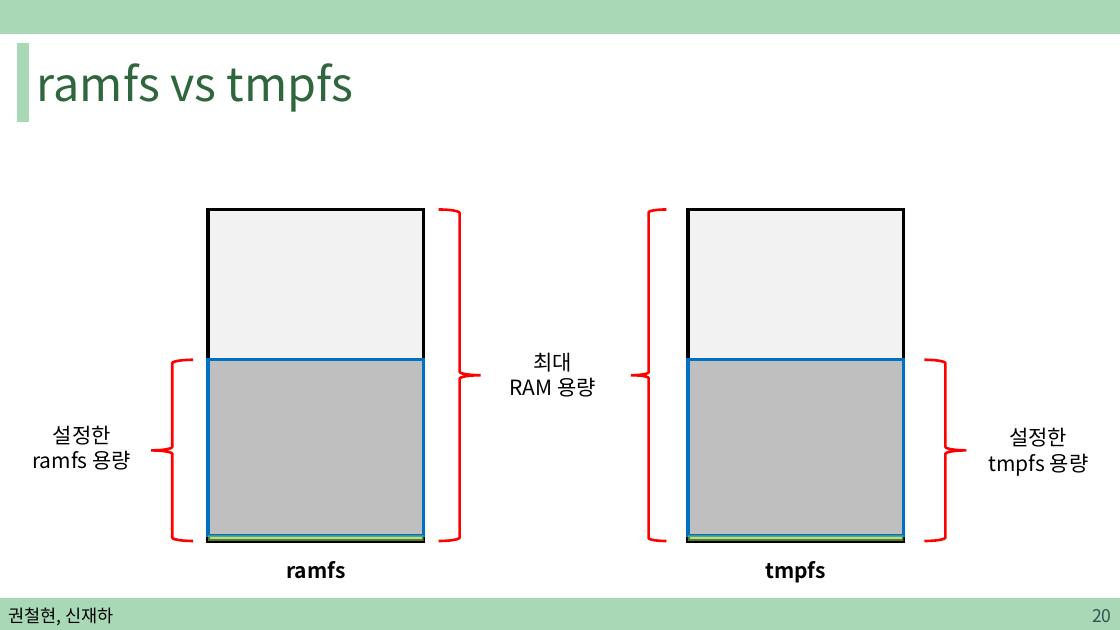
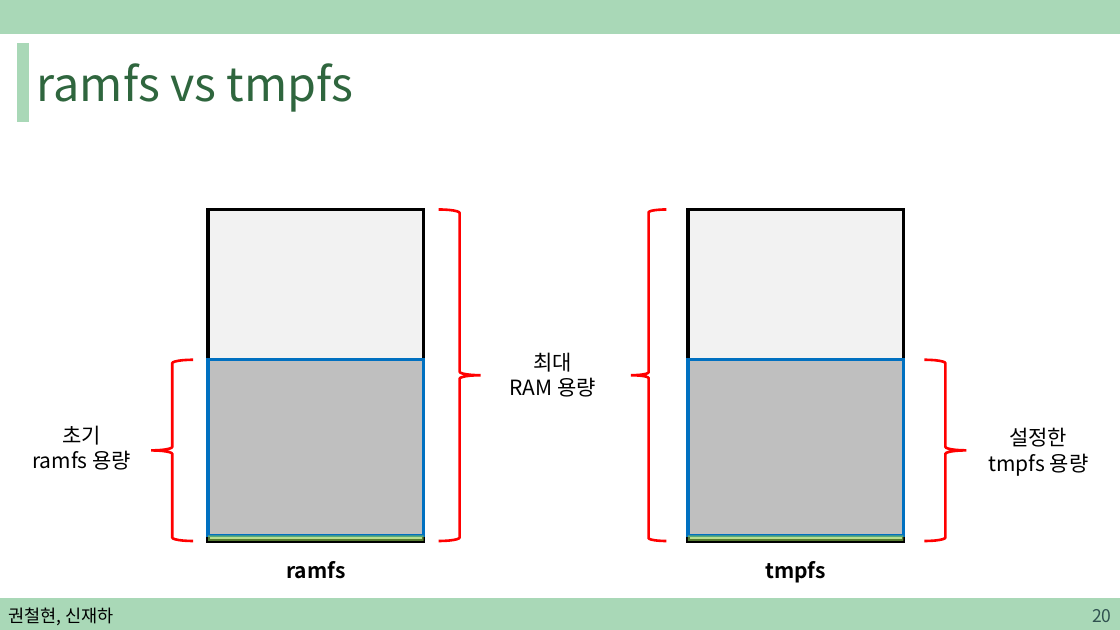
Before and after one commit to sjh4287/capston, a slide deck: slide 20 of 2022.02.18/권철현,신재하.pptx. Drawn at 1120x630 pixels with LibreOffice and Linux fonts; fonts in the diff are those of the drawing. Boxes give left, top, right and bottom in pixels: in the first picture for what was removed or moved away, otherwise in the second. Text is boxed around its words. In the diff, an @@ line names an element or a change of style, - is before the commit and + after.

```diff
--- a/2022.02.18/권철현,신재하.pptx
+++ b/2022.02.18/권철현,신재하.pptx
@@ text at (x1=62, y1=425, x2=101, y2=445): text changed @@
-설정한
+초기
```
Also in this commit, not shown: 2 other slides changed.
